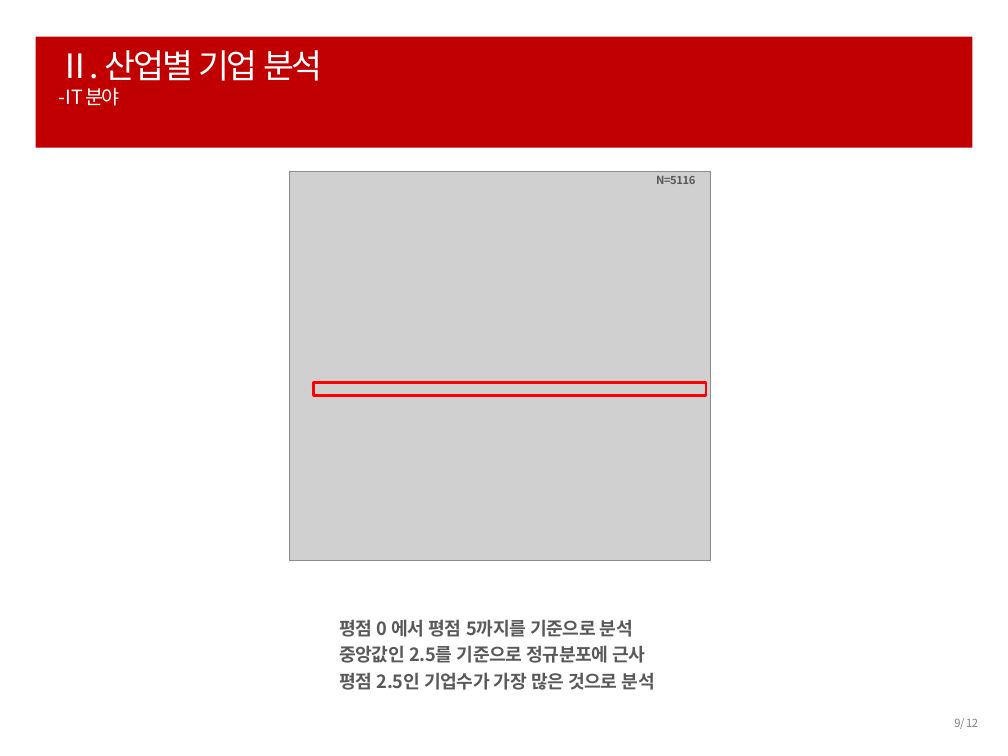
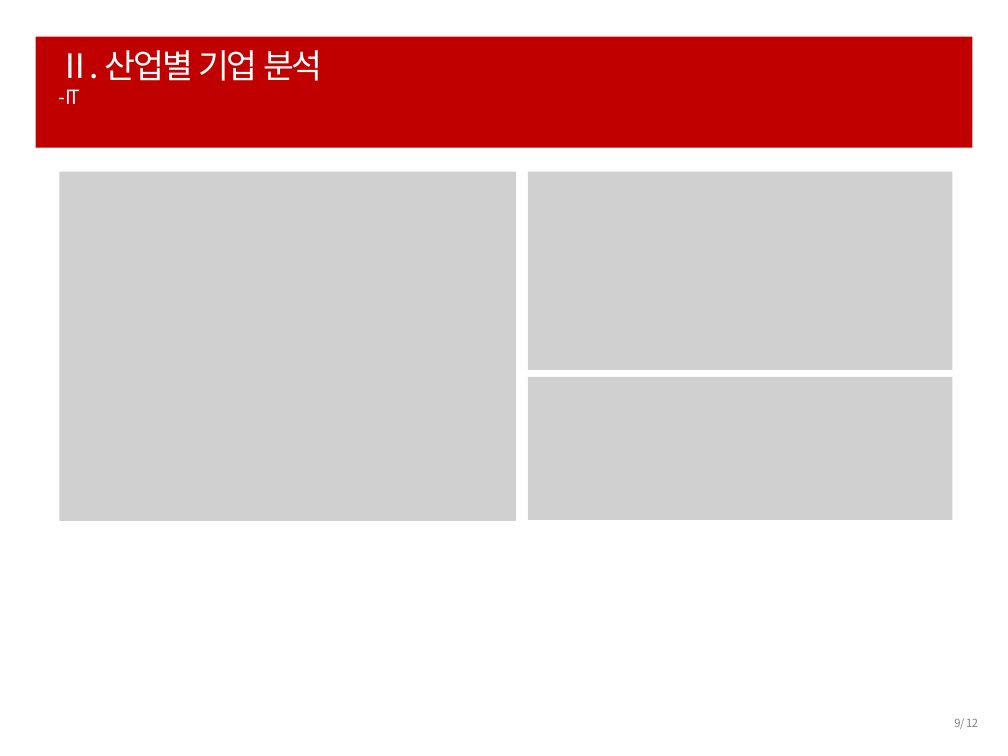
Before and after one commit to ParkHwan/R-studio, a slide deck: slide 9 of project/발표용(이경재) ppt.pptx. Drawn at 1008x756 pixels with LibreOffice and Linux fonts; fonts in the diff are those of the drawing; grey boxes stand for pictures. Boxes give left, top, right and bottom in pixels: in the first picture for what was removed or moved away, otherwise in the second. Text is boxed around its words. In the diff, an @@ line names an element or a change of style, - is before the commit and + after.

```diff
--- a/project/발표용(이경재) ppt.pptx
+++ b/project/발표용(이경재) ppt.pptx
@@ title at <box>58,50,323,104</box>: text changed @@
-Ⅱ. 산업별 기업 분석
-- I T 분야
+Ⅱ. 산업별 기업 분석
+- IT
@@ picture added at <box>59,171,516,520</box> @@
@@ picture removed at <box>289,171,710,560</box> @@
@@ picture added at <box>528,171,953,370</box> @@
@@ text removed at <box>656,176,695,184</box> @@
-N=5116
@@ rectangle removed at <box>313,383,707,396</box> @@
@@ picture added at <box>528,377,953,520</box> @@
@@ text removed at <box>339,619,655,690</box> @@
-평점 0 에서 평점 5까지를 기준으로 분석
-중앙값인 2.5를 기준으로 정규분포에 근사
-평점 2.5인 기업수가 가장 많은 것으로 분석
```
Also in this commit, not shown: 5 other slides changed, 24 slides added, 1 slide removed, 48 other files.
